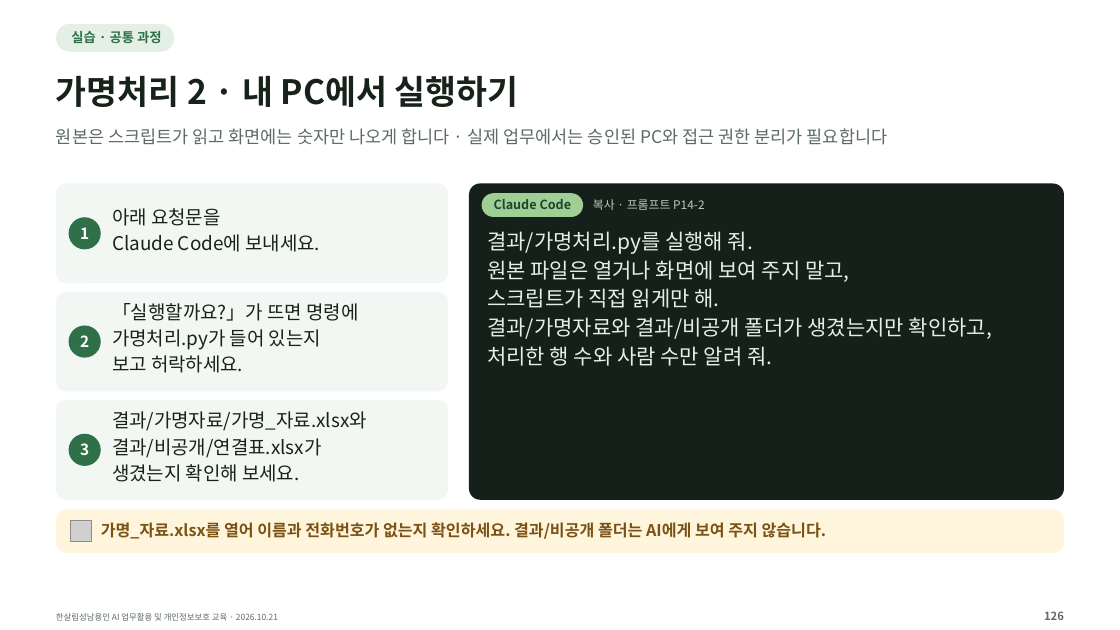
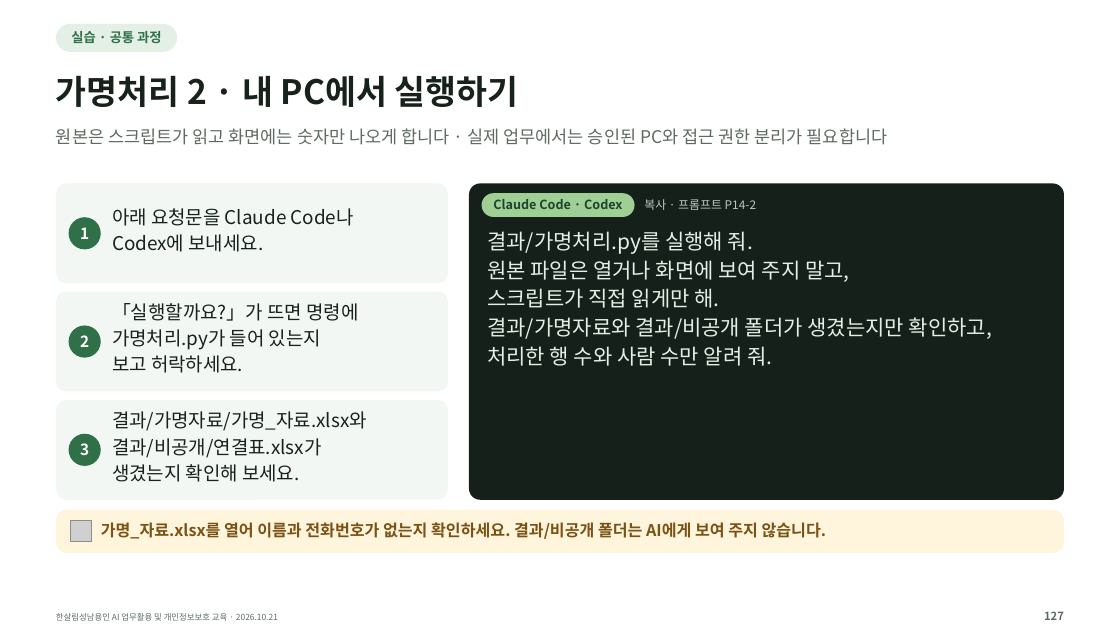
Before and after one commit to kscold/kscold-blog-version-2, a slide deck: slide 127 of apps/web/public/hansalim/files/한살림_AI교육_강의자료.pptx (slide 126 before the commit). Drawn at 1120x630 pixels with LibreOffice and Linux fonts; fonts in the diff are those of the drawing; grey boxes stand for pictures. Boxes give left, top, right and bottom in pixels: in the first picture for what was removed or moved away, otherwise in the second. Text is boxed around its words. In the diff, an @@ line names an element or a change of style, - is before the commit and + after.

```diff
--- a/apps/web/public/hansalim/files/한살림_AI교육_강의자료.pptx
+++ b/apps/web/public/hansalim/files/한살림_AI교육_강의자료.pptx
@@ text at bbox=[112, 208, 354, 252]: text changed @@
-아래 요청문을
-Claude Code에 보내세요.
+아래 요청문을 Claude Code나
+Codex에 보내세요.
@@ rounded rectangle: place and size @@
-rounded rectangle at bbox=[481, 193, 583, 217]
+rounded rectangle at bbox=[481, 193, 634, 217]
@@ text at bbox=[493, 199, 622, 209]: text changed @@
-Claude Code
+Claude Code · Codex
@@ text "복사 · 프롬프트 P14-2": place and size @@
-text "복사 · 프롬프트 P14-2" at bbox=[593, 199, 704, 210]
+text "복사 · 프롬프트 P14-2" at bbox=[644, 199, 756, 210]
@@ text at bbox=[1044, 611, 1064, 620]: text changed @@
-126
+127
```
Also in this commit, not shown: 151 other slides changed, 2 slides added, 1 slide removed, 3 other files.
